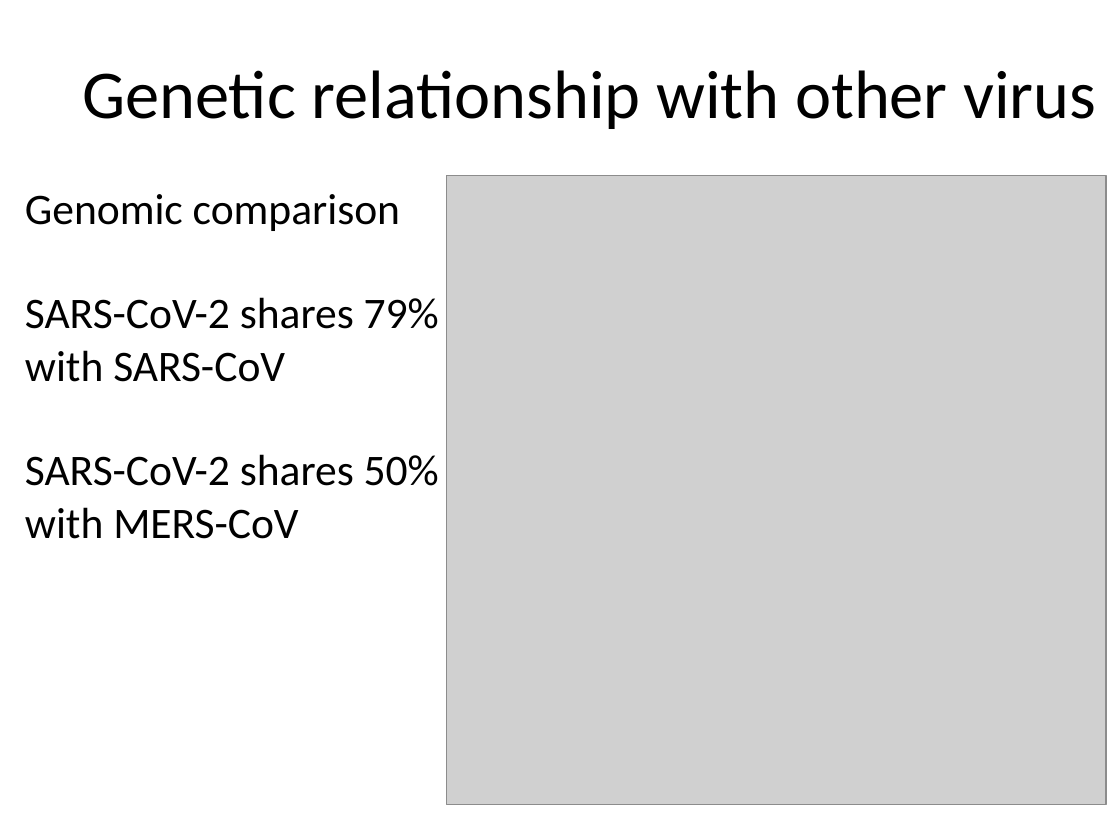
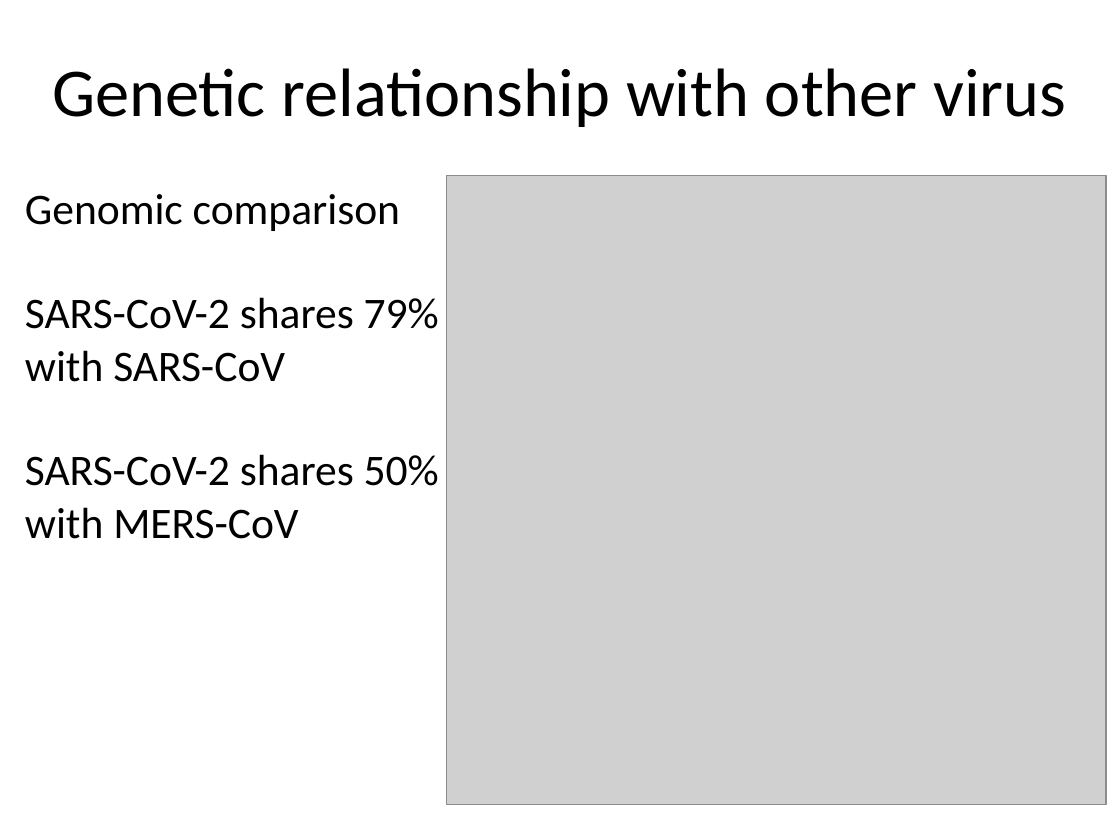
Before and after one commit to liu3zhenlab/teaching, a slide deck: slide 4 of PLPTH813Bioinformatis/2023/lectures/lecture14_BeocatProject.pptx. Drawn at 1120x840 pixels with LibreOffice and Linux fonts; fonts in the diff are those of the drawing; grey boxes stand for pictures. Boxes give left, top, right and bottom in pixels: in the first picture for what was removed or moved away, otherwise in the second. Text is boxed around its words. In the diff, an @@ line names an element or a change of style, - is before the commit and + after.

```diff
--- a/PLPTH813Bioinformatis/2023/lectures/lecture14_BeocatProject.pptx
+++ b/PLPTH813Bioinformatis/2023/lectures/lecture14_BeocatProject.pptx
@@ title "Genetic relationship with other virus" moved from (x1=82, y1=70, x2=1096, y2=129) to (x1=52, y1=68, x2=1066, y2=127) @@
```
Also in this commit, not shown: 1 other slide changed, 1 slide added, 2 other files.
